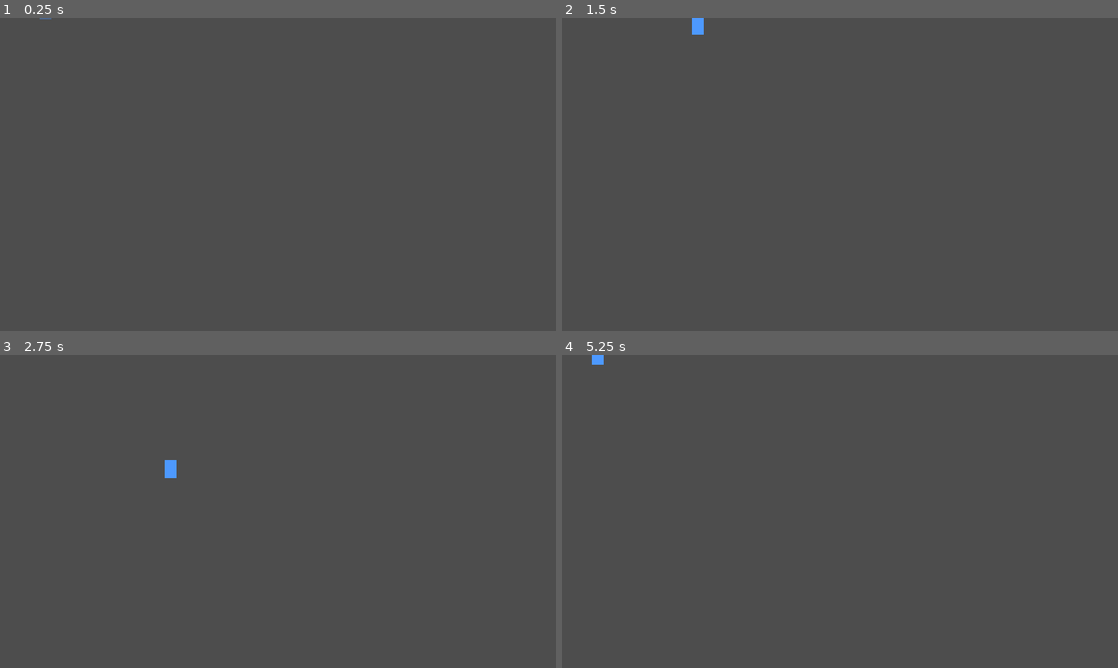
Above: before the commit, frames 1-4 (two rows, left to right).
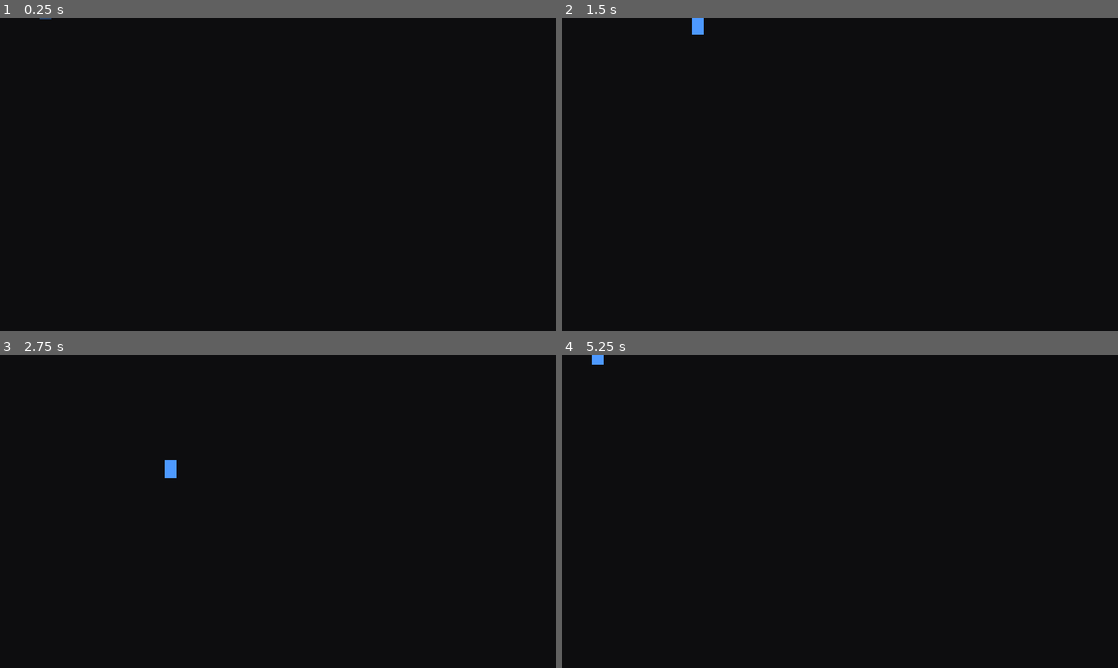
Above: after the commit, the same moments.

Repository: 7mouse/stellar-abyss-greybox
Game: Godot game, scene res://legacy_greybox1/tests/test_main.tscn
The game is run twice, just before and just after one commit, with the same random seed, the same clock (stepped at 60 frames per second) and the same inputs. This scene is started directly instead of the project's main scene.
Inputs (mouse positions are in pixels of both pictures, inside the frame that each line leads up to):
- Up to frame 1 (0.25 s): no input
- Up to frame 2 (1.5 s): tap Enter (ui_accept) at 0.5, 0.77, 1.25 s; move the mouse to (962, 158) at 0.52 s; hold D (move_right) 0.53-1.28 s; hold J (attack) 0.53-1.28 s; click (962, 158) at 0.67 s; tap E (interact) at 0.8, 1.35 s; move the mouse to (728, 190) at 1.27 s; hold S (move_down) from 1.28 s (still down)
- Up to frame 3 (2.75 s): tap Enter (ui_accept) at 1.52 s; tap J (attack) at 1.55 s; move the mouse to (333, 442) at 2.02 s; release S (move_down) at 2.03 s; hold D (move_right) from 2.03 s (still down); hold J (attack) from 2.03 s (still down); tap E (interact) at 2.3 s
- Up to frame 4 (5.25 s): move the mouse to (812, 574) at 2.77 s; release D (move_right) at 2.78 s; release J (attack) at 2.78 s; hold W (move_up) 2.78-3.53 s; tap Space (dash) at 2.85 s; click (812, 574) at 2.92 s; tap Enter (ui_accept) at 3.02, 3.5, 3.77, 4.25, 4.52, 5 s; tap J (attack) at 3.05, 4.55 s; move the mouse to (1006, 558) at 3.52 s; hold E (interact) 3.53-4.28 s; hold A (move_left) 3.53-5.03 s; move the mouse to (673, 464) at 4.27 s; tap Shift at 4.35 s; move the mouse to (867, 511) at 5.02 s; hold S (move_down) from 5.03 s (still down); hold E (interact) from 5.03 s (still down); tap Q at 5.1 s; click (867, 511) at 5.17 s

The runs differ from the first frame. In frame 1, 100% of the frame differs, in the area x 0-100%, y 0-100%; in frame 2, 100%; in frame 3, 100%; in frame 4, 100%.

Commit message:
灰盒 2 里程碑 2：战斗房/篝火/宝箱测试、网页检查改为新流程、README、背景色与村子布局

Diff:
--- a/autoload/game.gd
+++ b/autoload/game.gd
@@ -186,7 +186,7 @@
 		mb.button_index = mouse
 		InputMap.action_add_event(name, mb)
 
-# ---------- 网页调试钩子：greybox.downloadCsv() / greybox.selftestRow() / greybox.currentScene ----------
+# ---------- 网页调试钩子：greybox.downloadCsv() / greybox.selftestRow() / greybox.startRun() / greybox.currentScene ----------
 var _js_refs := []
 var _js_obj
 func _setup_web() -> void:
@@ -196,9 +196,11 @@
 	_js_obj = JavaScriptBridge.create_object("Object")
 	var cb_dl = JavaScriptBridge.create_callback(func(_a): Log.download_all())
 	var cb_row = JavaScriptBridge.create_callback(func(_a): Log.write("floors", ["selftest", 0, 0, "selftest", 0, 0, 0, 0, 0, 0, 0, "", 1, 1, 0, 0, ""]))
-	_js_refs = [cb_dl, cb_row]
+	var cb_run = JavaScriptBridge.create_callback(func(_a): start_run())
+	_js_refs = [cb_dl, cb_row, cb_run]
 	_js_obj.downloadCsv = cb_dl
 	_js_obj.selftestRow = cb_row
+	_js_obj.startRun = cb_run
 	win.greybox = _js_obj
 
 func _update_web() -> void:
--- a/project.godot
+++ b/project.godot
@@ -31,3 +31,4 @@
 [rendering]
 
 renderer/rendering_method="gl_compatibility"
+environment/defaults/default_clear_color=Color(0.05, 0.05, 0.06, 1)
--- a/scenes/village/village.gd
+++ b/scenes/village/village.gd
@@ -20,8 +20,8 @@
 	for r in [Rect2(-40, -40, MAP.x + 80, 40), Rect2(-40, MAP.y, MAP.x + 80, 40), Rect2(-40, 0, 40, MAP.y), Rect2(MAP.x, 0, 40, MAP.y)]:
 		_wall(r)
 	_fac("incubator", "培养槽", Vector2(500, 380), Vector2(120, 160), Color(0.35, 0.8, 0.85), func(): _open("res://scenes/village/incubator.gd"))
-	_fac("vault", "保险箱", Vector2(800, 300), Vector2(140, 100), Color(0.7, 0.6, 0.3), func(): _open("res://scenes/village/vault_ui.gd"))
-	_fac("epitaph", "墓志铭墙", Vector2(1250, 220), Vector2(320, 60), Color(0.55, 0.55, 0.6), func(): _open("res://scenes/village/epitaph_wall.gd"))
+	_fac("vault", "保险箱", Vector2(820, 420), Vector2(140, 100), Color(0.7, 0.6, 0.3), func(): _open("res://scenes/village/vault_ui.gd"))
+	_fac("epitaph", "墓志铭墙", Vector2(1250, 340), Vector2(320, 60), Color(0.55, 0.55, 0.6), func(): _open("res://scenes/village/epitaph_wall.gd"))
 	_fac("bench", "简易强化台", Vector2(1700, 380), Vector2(140, 90), Color(0.6, 0.4, 0.3), func(): _open("res://scenes/village/bench.gd"))
 	_fac("well", "下潜井口", Vector2(1200, 1100), Vector2(160, 160), Color(0.08, 0.08, 0.1), _dive)
 	_fac("board", "布告栏", Vector2(400, 900), Vector2(120, 80), Color(0.5, 0.42, 0.3), func(): play_opening(true))
--- a/tests/test_runner.gd
+++ b/tests/test_runner.gd
@@ -40,6 +40,12 @@
 			return false
 		await get_tree().physics_frame
 	return true
+
+## 去掉随机特质/缺陷，避免影响数值断言
+func plain() -> void:
+	var ind := Lineage.current()
+	ind.trait = ""
+	ind.flaw = ""
 
 func scene() -> Node:
 	return get_tree().current_scene
@@ -66,6 +72,7 @@
 	await test_enemies()
 	await test_guards_and_exit()
 	await test_boons()
+	await test_rooms()
 	await test_village()
 	await test_death_flow()
 	await test_full_flow_input()
@@ -217,6 +224,8 @@
 # ---------------- T2 主角 ----------------
 func test_player() -> void:
 	print("== T2 主角控制器 ==")
+	Lineage.wipe()
+	plain()
 	Game.run = null
 	await make_arena()
 	var p := await make_player()
@@ -265,6 +274,8 @@
 # ---------------- T3 普攻与技能 ----------------
 func test_attacks() -> void:
 	print("== T3 普攻与技能 ==")
+	Lineage.wipe()
+	plain()
 	Game.run = null
 	await make_arena()
 	var p := await make_player()
@@ -333,6 +344,7 @@
 		arena.queue_free()
 		await frames(2)
 	Lineage.wipe()
+	plain()
 	Game.start_run()
 	check(await wait_scene(Game.SCN_FLOOR), "进入第 1 层")
 	var f := scene()
@@ -494,6 +506,7 @@
 	scene().finish()
 	await wait_scene(Game.SCN_VILLAGE)
 	Lineage.wipe()
+	plain()
 	Game.start_run()
 	await wait_scene(Game.SCN_FLOOR)
 	var f := scene()
@@ -786,3 +799,49 @@
 	var ds := Log.rows("deaths")
 	check(ds.size() == 2 and ds[0] == Log.HEADERS.deaths, "deaths.csv 有数据：%s" % (ds[1] if ds.size() > 1 else ""))
 	check(Log.download_all() == 3, "三张表都可下载（网页版逐个下载）")
+
+# ---------------- T6 战斗房 / 篝火 / 宝箱 ----------------
+func test_rooms() -> void:
+	print("== T6 战斗房波次 / 篝火 / 宝箱 ==")
+	Lineage.wipe()
+	plain()
+	Game.auto_pick = 0
+	Game.start_run()
+	await wait_scene(Game.SCN_FLOOR)
+	var f := scene()
+	var src := Src.new()
+	f.add_child(src)
+	var cid: int = f.layout.first_combat
+	f.player.global_position = FloorGen.room_center(f.layout.rooms[cid])
+	await frames(3)
+	var n1: int = f.enemies_in_room(cid).size()
+	check(f.doors_locked(cid) and n1 >= 3 and n1 <= 5, "进战斗房：门锁上，第 1 波 %d 只（3~5）" % n1)
+	for e in f.enemies_in_room(cid):
+		e.take_hit(9999, src, Vector2.ZERO)
+	await secs(1.0)
+	check(f.doors_locked(cid) and f.enemies_in_room(cid).is_empty(), "第 1 波清完：门仍锁着，等第 2 波")
+	await secs(1.3)
+	var n2: int = f.enemies_in_room(cid).size()
+	check(n2 >= 3 and n2 <= 5 and f.rooms_state[cid].wave == 2, "清完 2 秒后刷出第 2 波 %d 只" % n2)
+	for e in f.enemies_in_room(cid):
+		e.take_hit(9999, src, Vector2.ZERO)
+	await secs(0.5)
+	check(not f.doors_locked(cid) and f.rooms_state[cid].cleared, "2 波都清完：门打开")
+	check(Game.run.boons.size() == 1, "第 1 个战斗房奖励 3 选 1：%s" % (Game.run.boons[0].display_name if Game.run.boons.size() else "无"))
+	f.player.global_position = FloorGen.room_center(f.layout.rooms[0])
+	await frames(3)
+	check(f.room_at(f.player.global_position) == 0, "本层房间可以回头走（回到入口）")
+	for r in f.layout.rooms:
+		if r.type == "campfire":
+			f.player.hp = 40
+			f.player.global_position = FloorGen.room_center(r) + Vector2(0, 40)
+			await frames(2)
+			f.interact()
+			check(f.player.hp == 40 + roundi(f.player.max_hp * 0.3) and f.nearest_interactable().is_empty(), "篝火回复 30%%（40 → %d），只能用一次" % f.player.hp)
+		if r.type == "chest":
+			var before: int = Game.run.count_of("moss")
+			f.player.global_position = FloorGen.room_center(r) + Vector2(0, 40)
+			await frames(2)
+			f.interact()
+			check(Game.run.count_of("moss") - before >= 3, "宝箱掉材料 3~5")
+	Game.auto_pick = -1
Not shown, changed: README.md
Not shown, changed: tools/web/check.mjs
